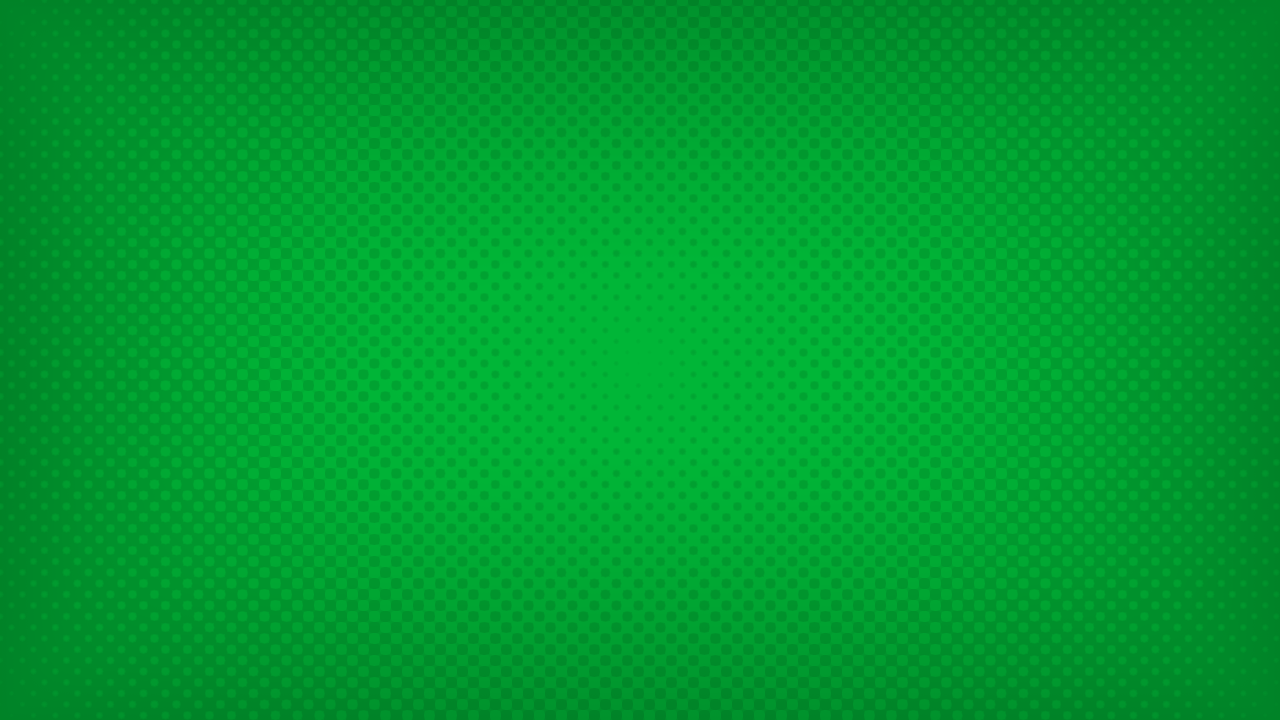
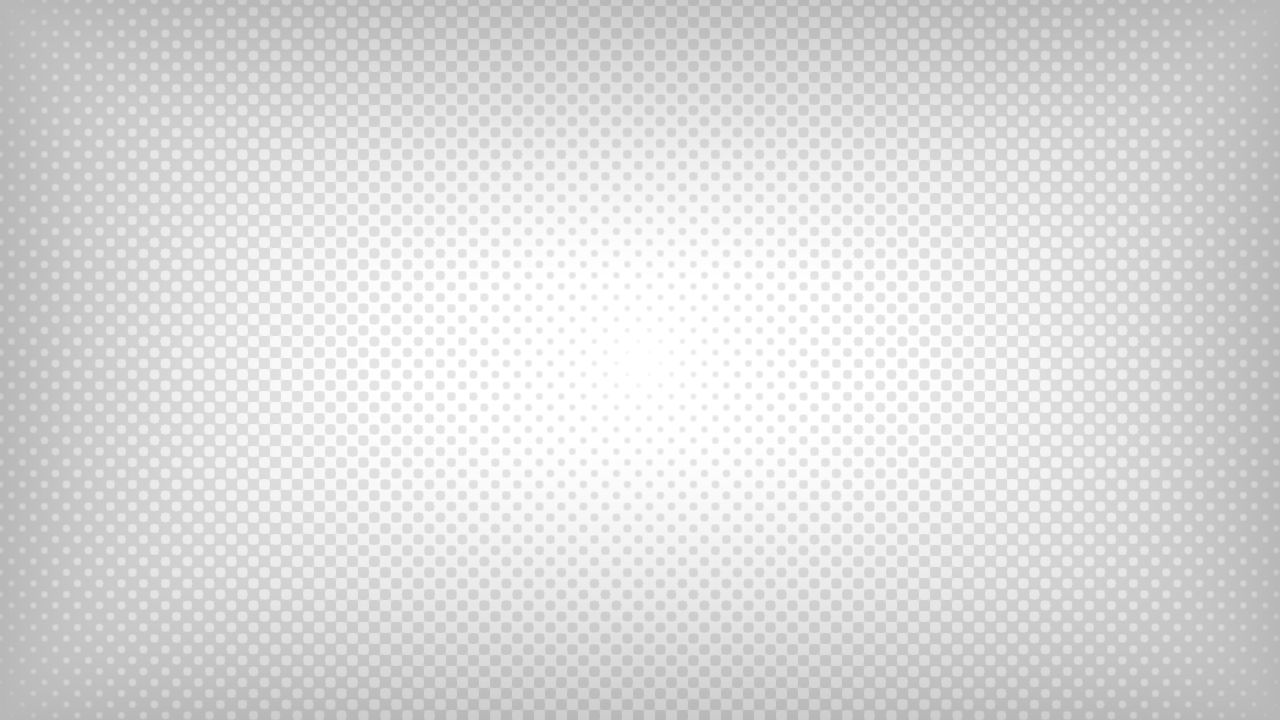
The second (1280, 720) image is a revision of the first. Changes to its layers:
painted on "Paint Layer 3" over [0, 0, 1280, 720]
painted on "Paint Layer 1" over [0, 0, 1280, 720]
removed layer "Paint Layer 2" over [0, 0, 1280, 720]
